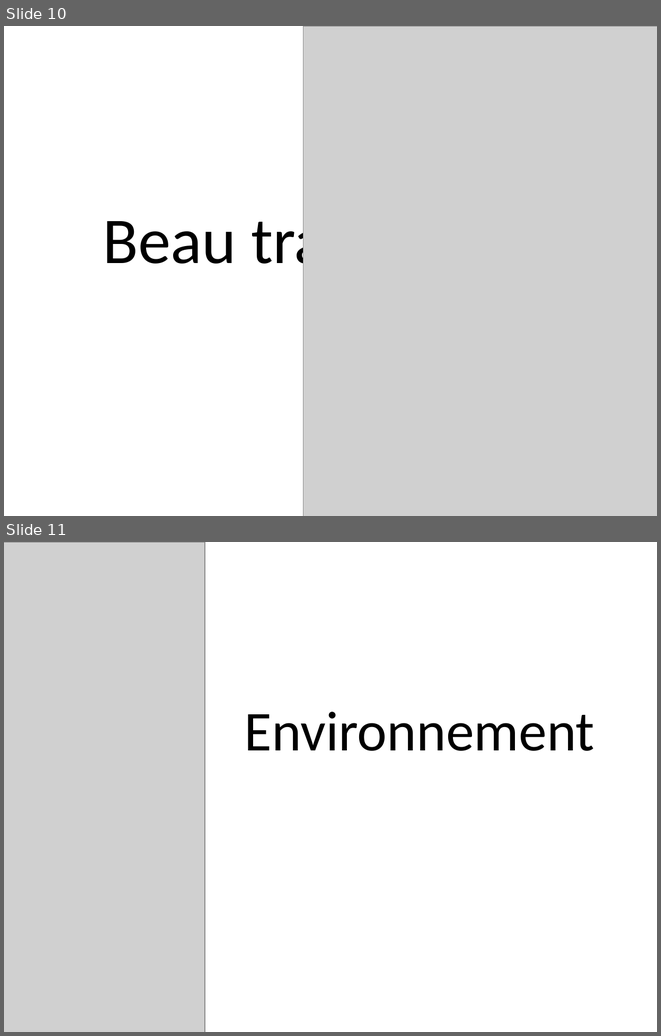
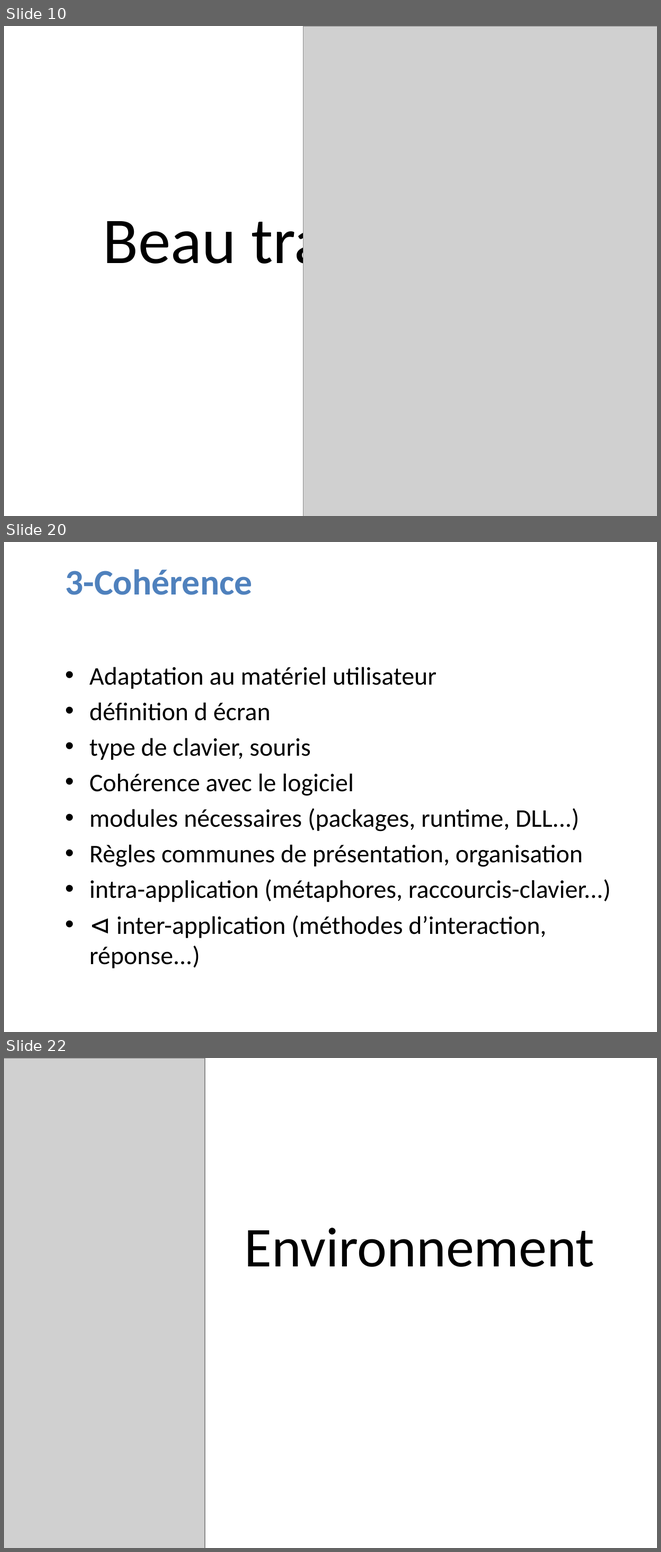
Before and after one commit to LucNtonga/IHM, a slide deck: INTERFACE.pptx. Shown one above the other, each under a label of ours: slides 10 and 11 before the commit, slides 10, 20 and 22 after it; the slides between them are not shown. The pictures are 661x1036 and 661x1552 pixels, drawn with LibreOffice and Linux fonts; fonts in the diff are those of the drawing; grey boxes stand for pictures; background and template pictures are left out. Boxes give left, top, right and bottom in pixels: in the first picture for what was removed or moved away, otherwise in the second. Text is boxed around its words. In the diff, an @@ line names an element or a change of style, - is before the commit and + after.

```diff
--- a/INTERFACE.pptx
+++ b/INTERFACE.pptx
@@ slide 20 added at bbox=[4, 542, 657, 1032], background picture (left out) @@
@@ title added at bbox=[65, 569, 253, 595], 39.6 pt, text #4F81BD, bold @@
+3-Cohérence
@@ text added at bbox=[89, 667, 611, 968], 28 pt, text #000000 @@
+• Adaptation au matériel utilisateur
+• définition d écran
+• type de clavier, souris
+• Cohérence avec le logiciel
+• modules nécessaires (packages, runtime, DLL...)
+• Règles communes de présentation, organisation
+• intra-application (métaphores, raccourcis-clavier...)
+• ⊲ inter-application (méthodes d’interaction, réponse...)
@@ what was slide 11 is now slide 22 @@
```
Also in this commit, not shown: 10 other slides added.
